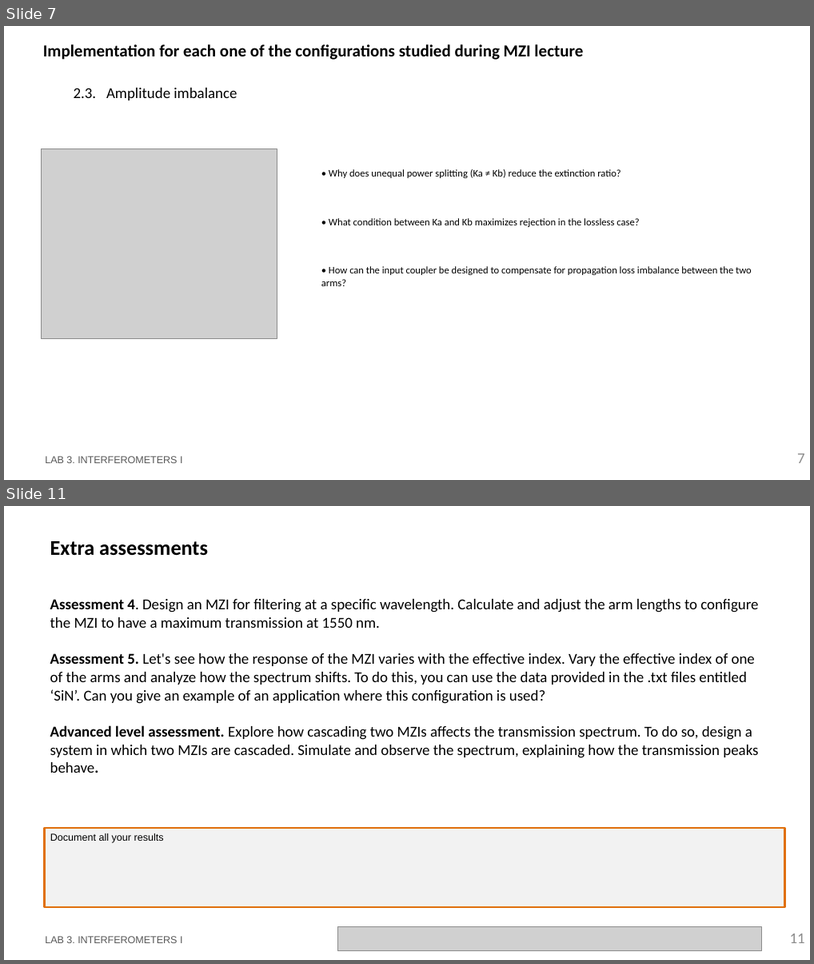
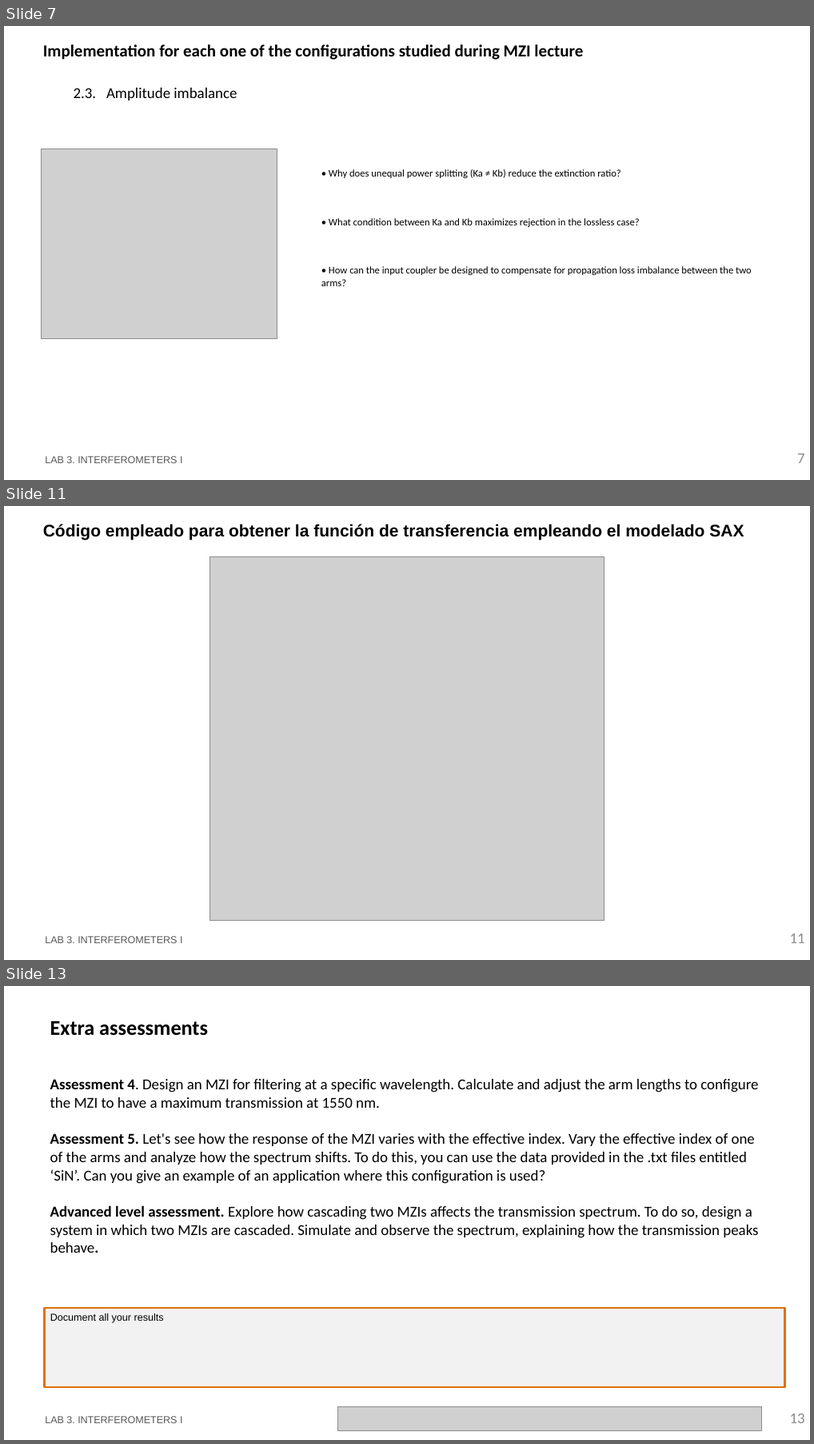
Before and after one commit to snacmuo/pic-upv-lab3, a slide deck: LabBook_3.pptx. Shown one above the other, each under a label of ours: slides 7 and 11 before the commit, slides 7, 11 and 13 after it; the slides between them are not shown. The pictures are 814x964 and 814x1444 pixels, drawn with LibreOffice and Linux fonts; fonts in the diff are those of the drawing; grey boxes stand for pictures; background and template pictures are left out. Boxes give left, top, right and bottom in pixels: in the first picture for what was removed or moved away, otherwise in the second. Text is boxed around its words. In the diff, an @@ line names an element or a change of style, - is before the commit and + after.

```diff
--- a/LabBook_3.pptx
+++ b/LabBook_3.pptx
@@ slide 11 added at [4,506,810,960], background #FFFFFF @@
@@ title added at [43,524,744,540], 20 pt, text #000000, bold @@
+Código empleado para obtener la función de transferencia empleando el modelado SAX
@@ picture added at [210,556,605,920] @@
@@ text added at [45,936,182,943], 12 pt, text #585858 @@
+LAB 3. INTERFEROMETERS I
@@ page number added at [790,933,806,943], 18 pt, text #8C8C8C @@
+11
@@ what was slide 11 is now slide 13 @@
@@ page number at [790,1413,806,1423]: text changed @@
-11
+13
```
Also in this commit, not shown: 4 slides changed, 4 other slides added, 1 other file.
